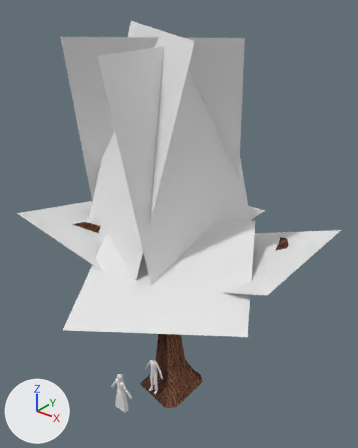
A saved change to the Blender file salemstalker/Assets/cutscenes/cursed.blend.
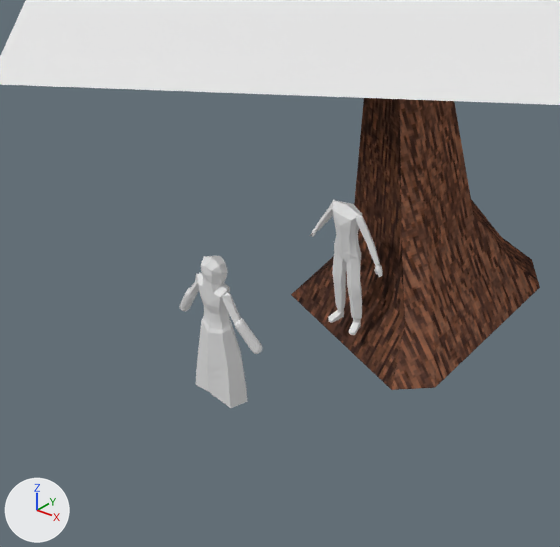
Each version appears first whole from a camera (50 mm lens) standing at (11.11, -13.24, 19.84) and looking at (0.6, -0.11, 11.7), and next in a close-up on the part from 18% to 58% of the width and 69% to 100% of the height. Arrows for +X, +Y and +Z are at lower left; the lights stay in place. The last two pictures show the newer version.
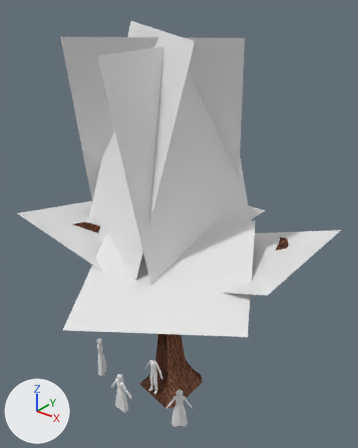
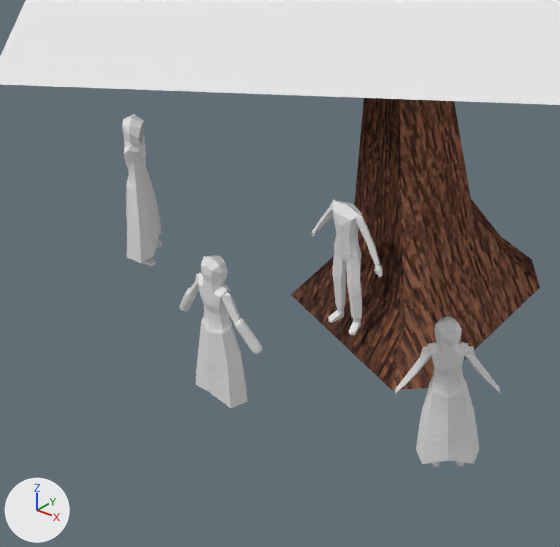
What differs and where, as boxes [x1, y1, x2, y2] in the close-ups (560 x 547 px):
```json
{"object": "Cube.007", "change": "added", "after": [416, 316, 480, 467], "faces in mat_body_001 (its picture is missing)": [416, 316, 480, 464]}
{"object": "Cube.009", "change": "added", "after": [122, 114, 162, 266], "faces in mat_body_001 (its picture is missing)": [122, 114, 162, 263]}
{"object": "Cube.008", "change": "added", "after": [395, 346, 500, 393], "faces in mat_arms_001 (its picture is missing)": [400, 346, 495, 387]}
```

The change, as JSON lines over the scene's bpy script:
```json
{"op": "add", "block": "ob_cube_009", "code": ["ob_cube_009 = bpy.data.objects.new('Cube.009', me_cube_009.copy())  # the mesh of ob_cube_004", "ob_cube_009.location = (-2.24, -2.09, 5.59)", "ob_cube_009.rotation_euler = (0.0, 0.0, 2.141)  # degrees (0, 0, 123)"]}
{"op": "add", "block": "ob_cube_008", "code": ["ob_cube_008 = bpy.data.objects.new('Cube.008', me_cube_010.copy())  # the mesh of ob_cube_005", "ob_cube_008.location = (2.36, -2.29, 5.79)", "ob_cube_008.rotation_euler = (0.39, -0.363, -0.167)  # degrees (22, -21, -9.6)"]}
{"op": "add", "block": "ob_cube_007", "code": ["ob_cube_007 = bpy.data.objects.new('Cube.007', me_cube_009.copy())  # the mesh of ob_cube_004", "ob_cube_007.location = (2.36, -2.29, 5.59)", "ob_cube_007.rotation_euler = (0.0, 0.0, -2.45)  # degrees (0, 0, -140)"]}
```
